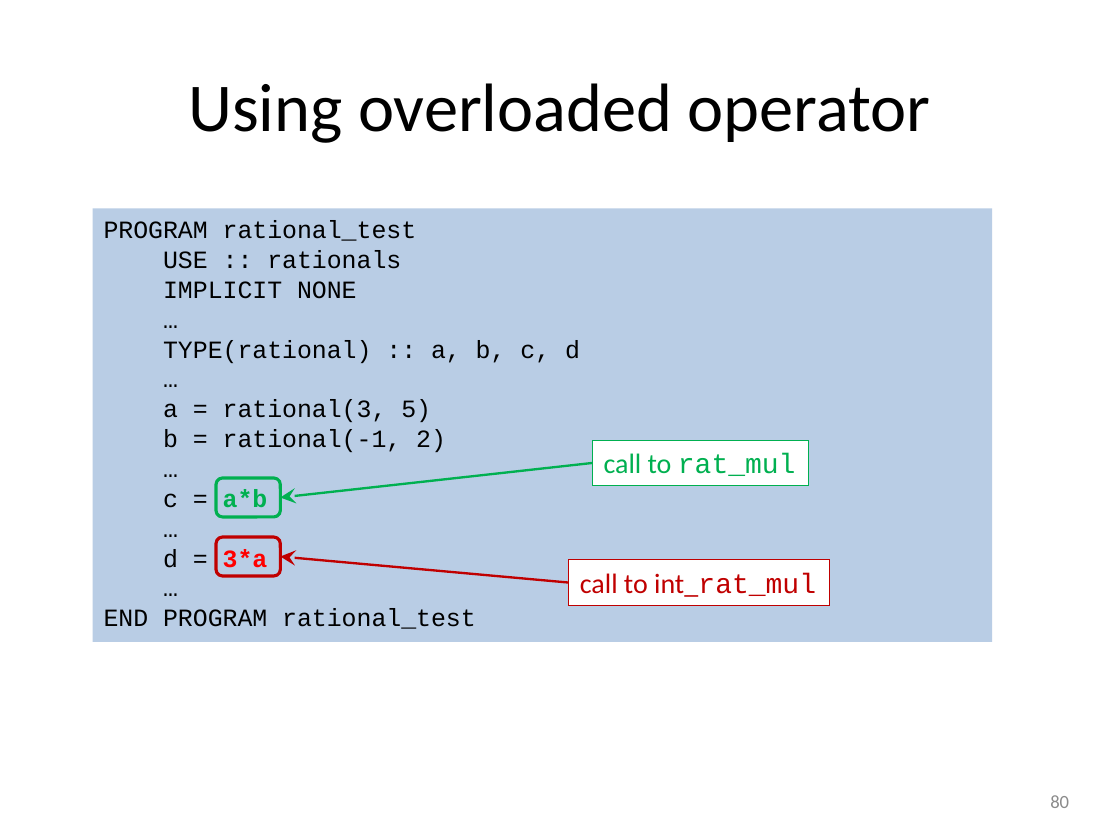
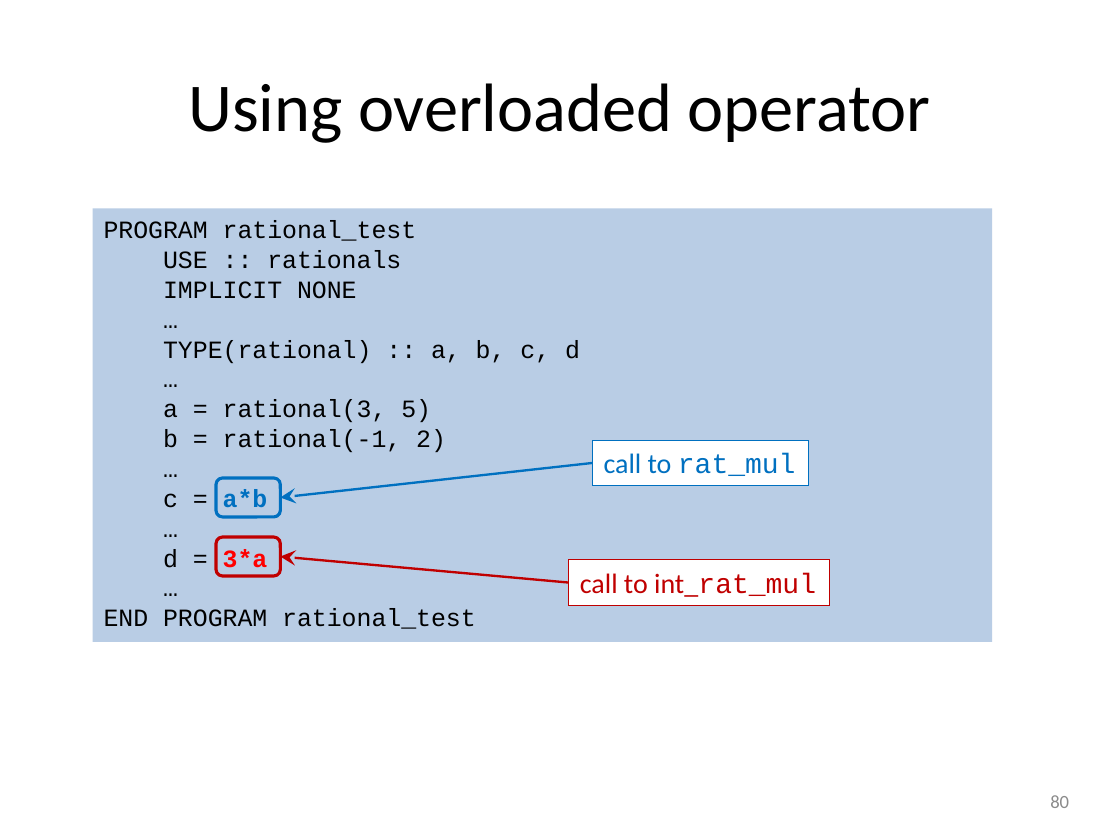
Before and after one commit to gjbex/Fortran-for-programmers, a slide deck: slide 80 of fortran_for_programmers.pptx. Drawn at 1120x840 pixels with LibreOffice and Linux fonts; fonts in the diff are those of the drawing. Boxes give left, top, right and bottom in pixels: in the first picture for what was removed or moved away, otherwise in the second. Text is boxed around its words. In the diff, an @@ line names an element or a change of style, - is before the commit and + after.

```diff
--- a/fortran_for_programmers.pptx
+++ b/fortran_for_programmers.pptx
@@ rectangle "call to rat_mul" at [592,440,809,485]: text colour #00B050 to #0070C0; outline #00B050 0.75 pt to #0070C0 0.75 pt @@
@@ rounded rectangle at [216,478,280,517]: outline #00B050 2 pt to #0070C0 2 pt @@
@@ arrow (592, 463) - (280, 497): stroke #00B050 1.5 pt to #0070C0 1.5 pt @@
@@ text in rectangle at [163,489,268,508]: text colour #00B050 to #0070C0 in "a*b" @@
```
Also in this commit, not shown: 5 other slides changed.
